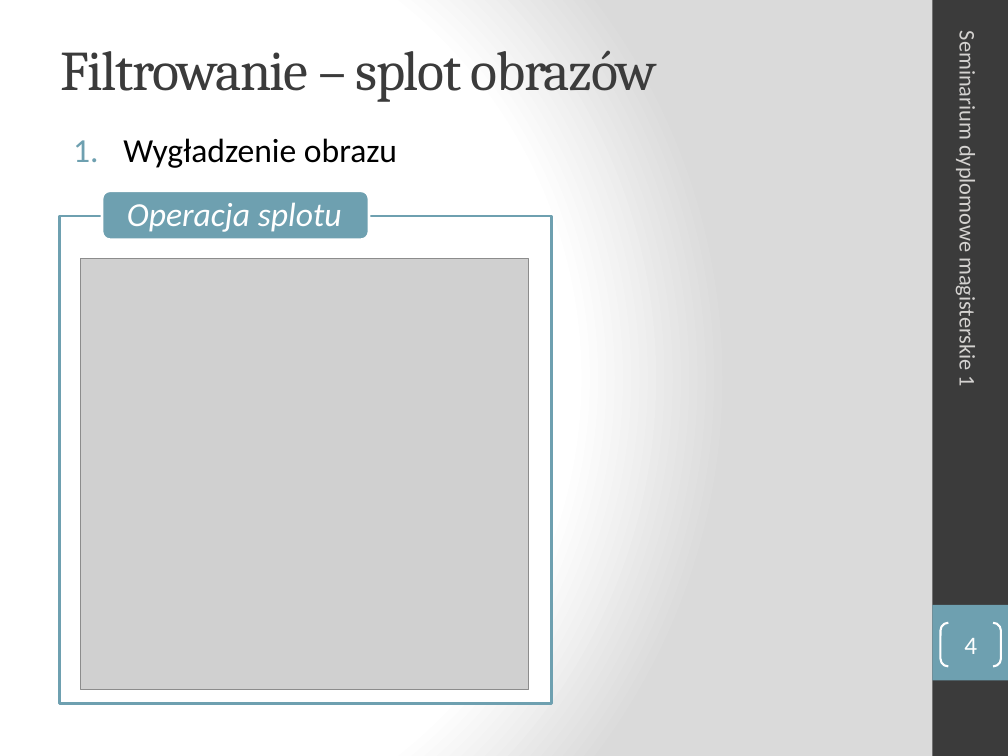
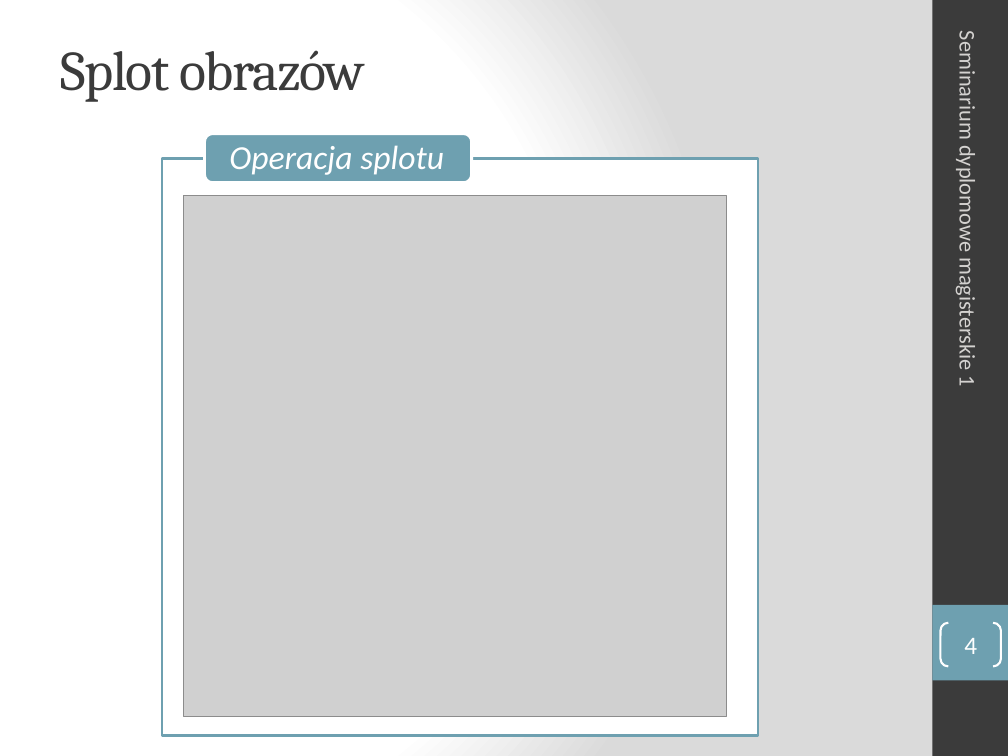
Before and after one commit to turekj/msc, a slide deck: slide 4 of Placeholder/seminar1/prezentacja/sdm1_Aniserowicz_Michal.pptx. Drawn at 1008x756 pixels with LibreOffice and Linux fonts; fonts in the diff are those of the drawing; grey boxes stand for pictures. Boxes give left, top, right and bottom in pixels: in the first picture for what was removed or moved away, otherwise in the second. Text is boxed around its words. In the diff, an @@ line names an element or a change of style, - is before the commit and + after.

```diff
--- a/Placeholder/seminar1/prezentacja/sdm1_Aniserowicz_Michal.pptx
+++ b/Placeholder/seminar1/prezentacja/sdm1_Aniserowicz_Michal.pptx
@@ title at (x1=60, y1=50, x2=365, y2=102): text changed @@
-Filtrowanie – splot obrazów
+Splot obrazów
@@ text removed at (x1=123, y1=138, x2=397, y2=168) @@
-1. Wygładzenie obrazu
@@ freeform shape "Operacja splotu" moved from (x1=102, y1=191, x2=369, y2=240) to (x1=205, y1=134, x2=472, y2=183) @@
@@ freeform shape resized from (x1=59, y1=216, x2=551, y2=704) to (x1=162, y1=159, x2=758, y2=736) @@
@@ picture resized from (x1=81, y1=259, x2=528, y2=689) to (x1=183, y1=196, x2=726, y2=717) @@
```
Also in this commit, not shown: 8 other slides changed, 5 slides added, 1 slide removed, 4 other files.
